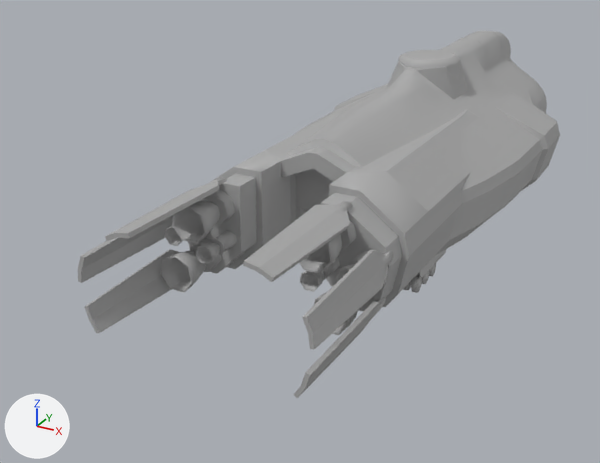
The COLLADA model ships/bluenose/bluenose_med.dae, before and after one commit.
One viewpoint serves both versions: a 50 mm camera at (18.1, -49.7, 16.0) aimed at (-4.3, -9.1, -4.3). Arrows for +X, +Y and +Z are at lower left; the lights stay in place. Where no turn or scale is listed for an object, it has been applied to the vertices.

The first picture shows 'Fuselage_Half_MED', 'Heatsink_L_MED_000', 'Heatsink_L_MED_003', 'Heatsink_L_MED_005', 'Heatsink_R_MED_003', 'Heatsink_R_MED_004', 'Heatsink_R_MED_005', 'Large_engine_L_MED', 'Large_engine_L_MED_001', 'Large_engine_R_MED', 'Rear_gear_door_RR_MED', 'Small_engine_L_MED', 'gearstand_B_R_MED'.
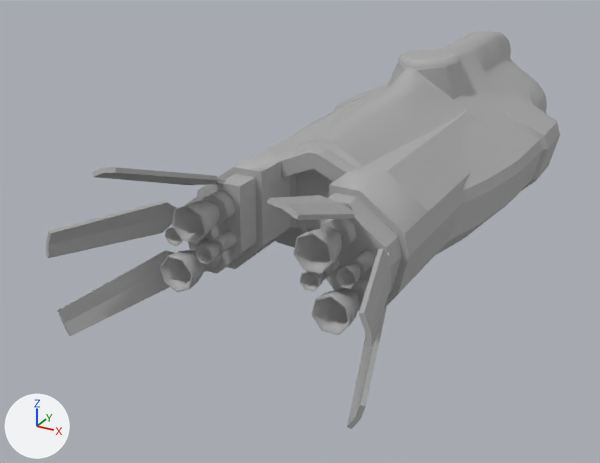
What differs and where, as boxes (x1, y1, x2, y2) in the pictures (600 x 463 px):
'Heatsink_L_MED_000', turned: before (78, 215, 173, 283); after (46, 200, 177, 258)
'Heatsink_R_MED_004', turned: before (302, 250, 394, 349); after (359, 249, 392, 347)
'Heatsink_R_MED_003', turned: before (243, 201, 353, 282); after (267, 195, 355, 220)
'Heatsink_L_MED_003', turned: before (85, 249, 181, 334); after (57, 251, 174, 336)
'Heatsink_L_MED_005', turned: before (105, 177, 227, 241); after (92, 167, 226, 185)
'Heatsink_R_MED_005', turned: before (294, 297, 385, 398); after (347, 307, 387, 429)
'gearstand_B_R_MED', moved, turned (not visible afterwards): before (403, 263, 436, 293)
'Rear_gear_door_RR_MED', turned (not visible afterwards): before (420, 249, 446, 278)
'Large_engine_R_MED_001', unchanged, uncovered by the edit: before (314, 293, 368, 335); after (311, 277, 368, 335)

The change, as a list of edits to the scene's bpy script:
```text
Change ob_rear_gear_door_rr_med:
    ob_rear_gear_door_rr_med.rotation_euler: (0.0, -1.426, 0.0) -> (0.0, -0.00217, 0.0)  # degrees (0, -82, 0) -> degrees (0, -0.1, 0)
Change ob_gearstand_b_r_med:
    ob_gearstand_b_r_med.location: (4.02, -9.83, -2.77) -> (4.39, -9.83, -0.55)
    ob_gearstand_b_r_med.rotation_euler: (0.0, 0.0, 0.0) -> (0.0, 0.142, 0.0)  # degrees (0, 0, 0) -> degrees (0, 8.1, 0)
Change ob_heatsink_l_med_005:
    ob_heatsink_l_med_005.rotation_euler: (0.0, -0.314, 0.0) -> (-0.364, -0.314, 0.0)  # degrees (0, -18, 0) -> degrees (-21, -18, 0)
Change ob_heatsink_r_med_003:
    ob_heatsink_r_med_003.rotation_euler: (0.0, 0.314, 0.0) -> (-0.364, 0.314, 0.0)  # degrees (0, 18, 0) -> degrees (-21, 18, 0)
Change ob_heatsink_r_med_004:
    ob_heatsink_r_med_004.rotation_euler: (0.0, 1.313, 0.0) -> (-0.301, 1.313, 0.0)  # degrees (0, 75, 0) -> degrees (-17, 75, 0)
Change ob_heatsink_r_med_005:
    ob_heatsink_r_med_005.rotation_euler: (0.0, 1.99, 0.0) -> (-0.324, 1.99, 0.0)  # degrees (0, 114, 0) -> degrees (-19, 114, 0)
Change ob_heatsink_l_med_003:
    ob_heatsink_l_med_003.rotation_euler: (0.0, -1.99, 0.0) -> (-0.324, -1.99, 0.0)  # degrees (0, -114, 0) -> degrees (-19, -114, 0)
Change ob_heatsink_l_med_000:
    ob_heatsink_l_med_000.rotation_euler: (0.0, -1.313, 0.0) -> (-0.301, -1.313, 0.0)  # degrees (0, -75, 0) -> degrees (-17, -75, 0)
```
